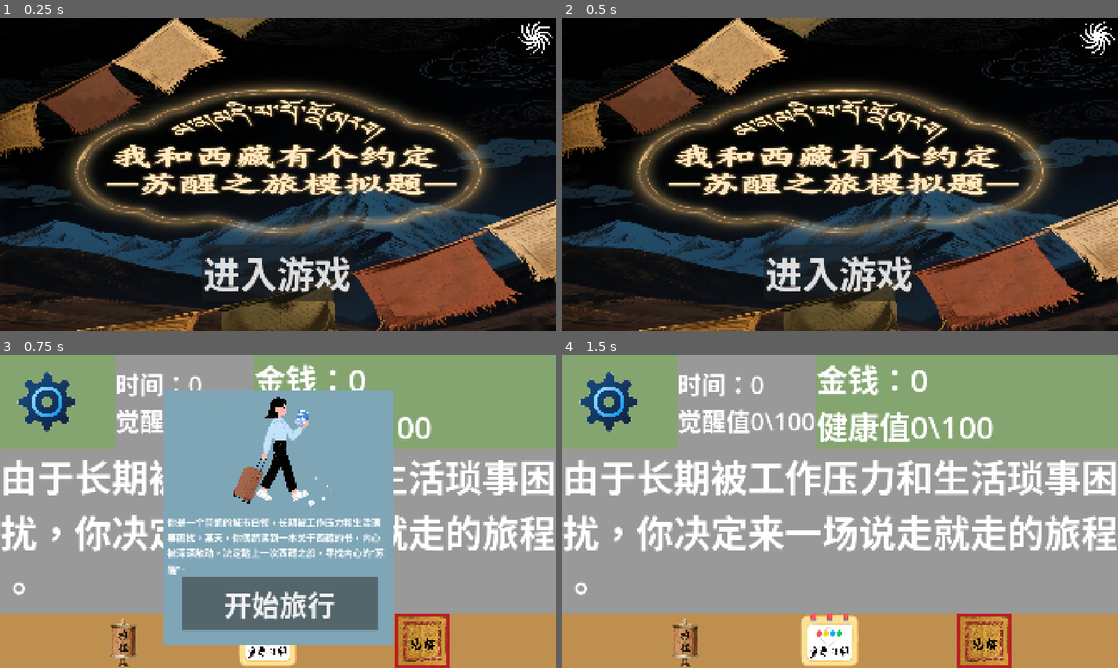
Above: before the commit, frames 1-4 (two rows, left to right).
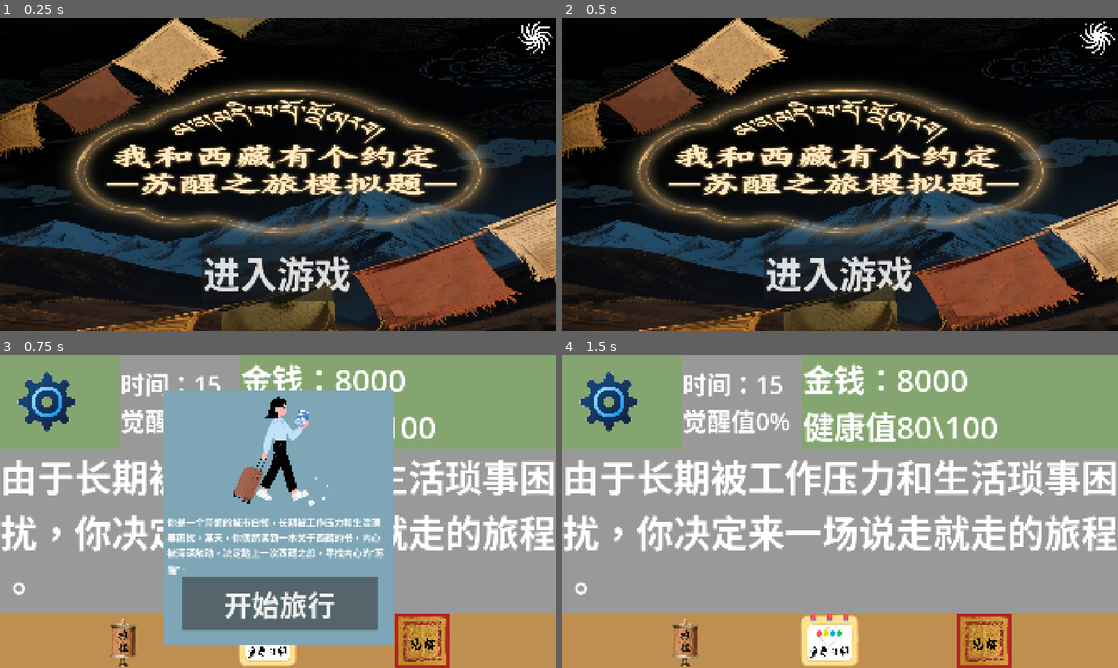
Above: after the commit, the same moments.

Repository: Ye96516/promise
Game: Godot game, scene res://scenes/start/start.tscn
The game is run twice, just before and just after one commit, with the same random seed, the same clock (stepped at 60 frames per second) and the same inputs. The project has no main scene, so this scene is started directly. The engine's default icon, where the game draws it, is replaced by a stand-in: a white triangle on a blue panel in a dark square. Sound files missing from this copy of the repository are replaced by a short silence.
Inputs:
- Up to frame 1 (0.25 s): no input
- Up to frame 2 (0.5 s): no input
- Up to frame 3 (0.75 s): click "进入游戏" at 0.5 s
- Up to frame 4 (1.5 s): click "开始旅行" at 1.25 s

Frames 1-2 are identical in both runs. In frame 3, 2.8% of the frame differs, in the area x 20-79%, y 0-30%; in frame 4, 5.4%.

Commit message:
添加音频

Diff:
--- a/scenes/start/start.tscn
+++ b/scenes/start/start.tscn
@@ -1,7 +1,8 @@
-[gd_scene load_steps=9 format=3 uid="uid://blf3ijk8uxcnp"]
+[gd_scene load_steps=10 format=3 uid="uid://blf3ijk8uxcnp"]
 
 [ext_resource type="Script" uid="uid://g7cdha2vjpid" path="res://scenes/start/start.gd" id="1_eqbev"]
 [ext_resource type="Shader" uid="uid://c5aciovdkc4p1" path="res://data/shader/神威.gdshader" id="1_oeh0t"]
+[ext_resource type="AudioStream" uid="uid://cb62n0euaif1v" path="res://art/sound/天空之城（钢琴版）.MP3" id="2_pmgyj"]
 [ext_resource type="Texture2D" uid="uid://sa1gjlgw8nse" path="res://scenes/start/pic/1.jpg" id="2_stwfd"]
 [ext_resource type="Script" uid="uid://cma4e63g5eu2q" path="res://scenes/start/start_game.gd" id="3_1eg8k"]
 [ext_resource type="Texture2D" uid="uid://chdtjmkds3y6t" path="res://icon.svg" id="3_eqbev"]
@@ -13,6 +14,7 @@
 
 [node name="Start" type="Node2D"]
 script = ExtResource("1_eqbev")
+bg = ExtResource("2_pmgyj")
 
 [node name="Bg2" type="Sprite2D" parent="."]
 texture = ExtResource("2_stwfd")
--- a/scenes/start_travel/start_travel.gd
+++ b/scenes/start_travel/start_travel.gd
@@ -10,13 +10,12 @@
 @onready var time_wake_value: Label = %TimeWakeValue
 @onready var money_health_value: Label = %MoneyHealthValue
 
-# Called when the node enters the scene tree for the first time.
 func _ready() -> void:
-	time_wake_value.text="时间："+str(time)+"\n"+"觉醒值"+str(wake)+r"\100"
-	money_health_value.text="金钱："+str(gc)+"\n"+"健康值"+str(health)+r"\100"
+	updata_value()
+
 	if bg:
 		AudioPlayer.play(bg)
 
-# Called every frame. 'delta' is the elapsed time since the previous frame.
-func _process(delta: float) -> void:
-	pass
+func updata_value():
+	time_wake_value.text="时间："+str(time)+"\n"+"觉醒值"+str(wake)+r"%"
+	money_health_value.text="金钱："+str(gc)+"\n"+"健康值"+str(health)+r"\100"
--- a/scenes/start_travel/start_travel.tscn
+++ b/scenes/start_travel/start_travel.tscn
@@ -1,8 +1,9 @@
-[gd_scene load_steps=11 format=3 uid="uid://cw56qggysjdee"]
+[gd_scene load_steps=12 format=3 uid="uid://cw56qggysjdee"]
 
 [ext_resource type="Script" uid="uid://mxoo4tymydaw" path="res://scenes/start_travel/start_travel.gd" id="1_5cd27"]
 [ext_resource type="Texture2D" uid="uid://dle2s8a1tiyjg" path="res://art/pic/setting.png" id="1_u72xc"]
 [ext_resource type="Texture2D" uid="uid://dqa20nmom0oxw" path="res://art/pic/travel.png" id="2_b478v"]
+[ext_resource type="AudioStream" uid="uid://cb62n0euaif1v" path="res://art/sound/天空之城（钢琴版）.MP3" id="2_w3kh6"]
 [ext_resource type="Texture2D" uid="uid://c5t3nirearp63" path="res://art/pic/Schedule.png" id="3_pue5k"]
 [ext_resource type="Texture2D" uid="uid://ctatvy66ka1yv" path="res://art/pic/Insight.png" id="4_l0a4e"]
 [ext_resource type="PackedScene" uid="uid://d2c0re7otfbsq" path="res://scenes/popup_panel/popup_panel.tscn" id="5_aijxp"]
@@ -25,6 +26,10 @@
 grow_horizontal = 2
 grow_vertical = 2
 script = ExtResource("1_5cd27")
+bg = ExtResource("2_w3kh6")
+time = 15
+health = 80
+gc = 8000
 
 [node name="VBoxContainer" type="VBoxContainer" parent="."]
 layout_mode = 1
Not shown, added: art/sound/天空之城（钢琴版）.MP3.import
Not shown, added: art/sound/天空之城（钢琴版）.MP3
